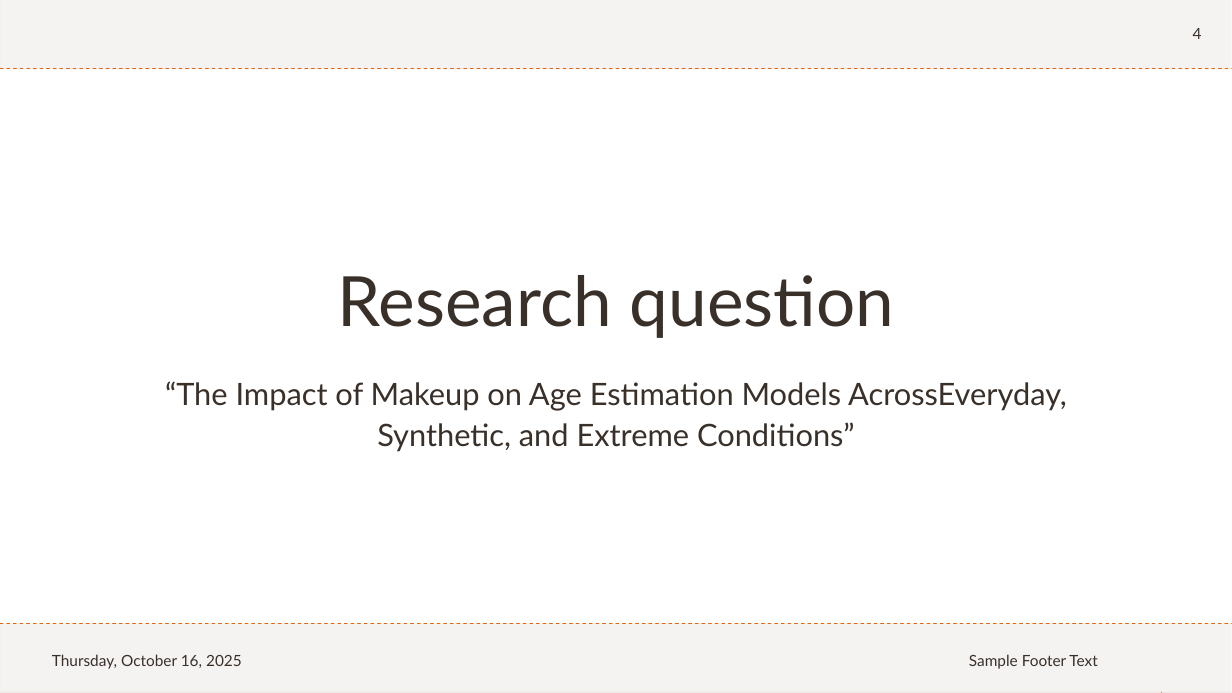
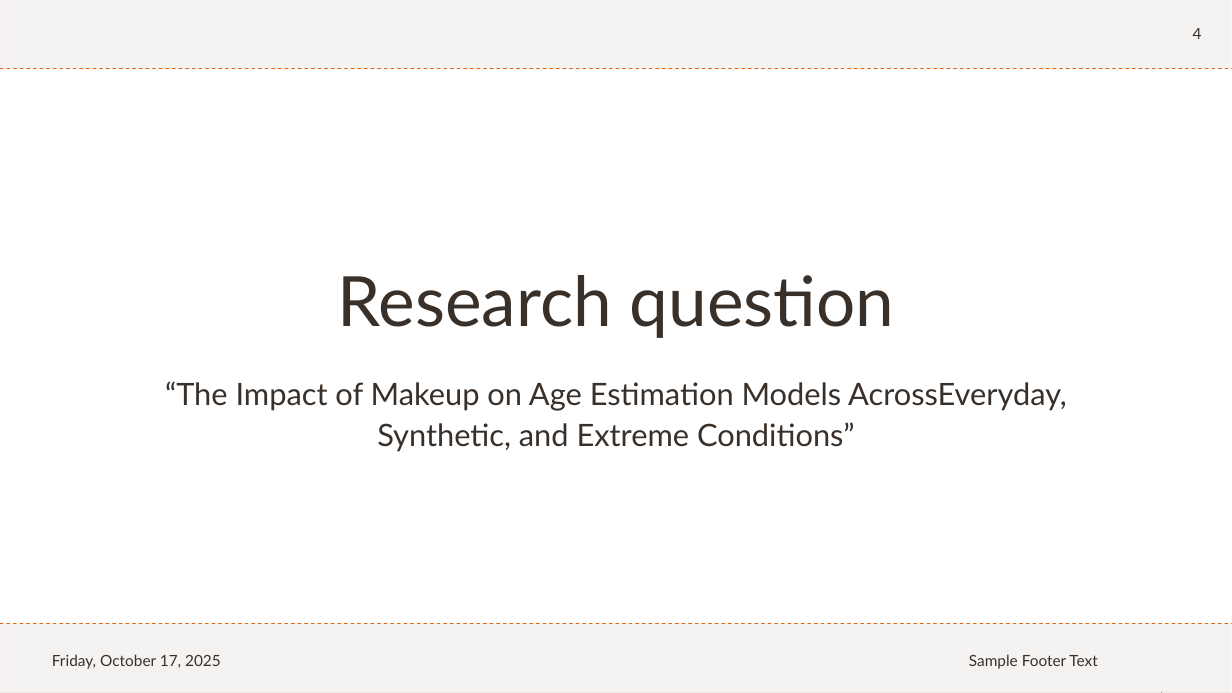
Before and after one commit to FrankVanDerVelde/master_applied-artificial_intelligence, a slide deck: slide 4 of symposium/symposium presentation.pptx. Drawn at 1232x693 pixels with LibreOffice and Linux fonts; fonts in the diff are those of the drawing. Boxes give left, top, right and bottom in pixels: in the first picture for what was removed or moved away, otherwise in the second. Text is boxed around its words. In the diff, an @@ line names an element or a change of style, - is before the commit and + after.

```diff
--- a/symposium/symposium presentation.pptx
+++ b/symposium/symposium presentation.pptx
@@ text at <box>52,654,221,669</box>: text changed @@
-Thursday, October 16, 2025
+Friday, October 17, 2025
```
Also in this commit, not shown: 10 other slides changed.
